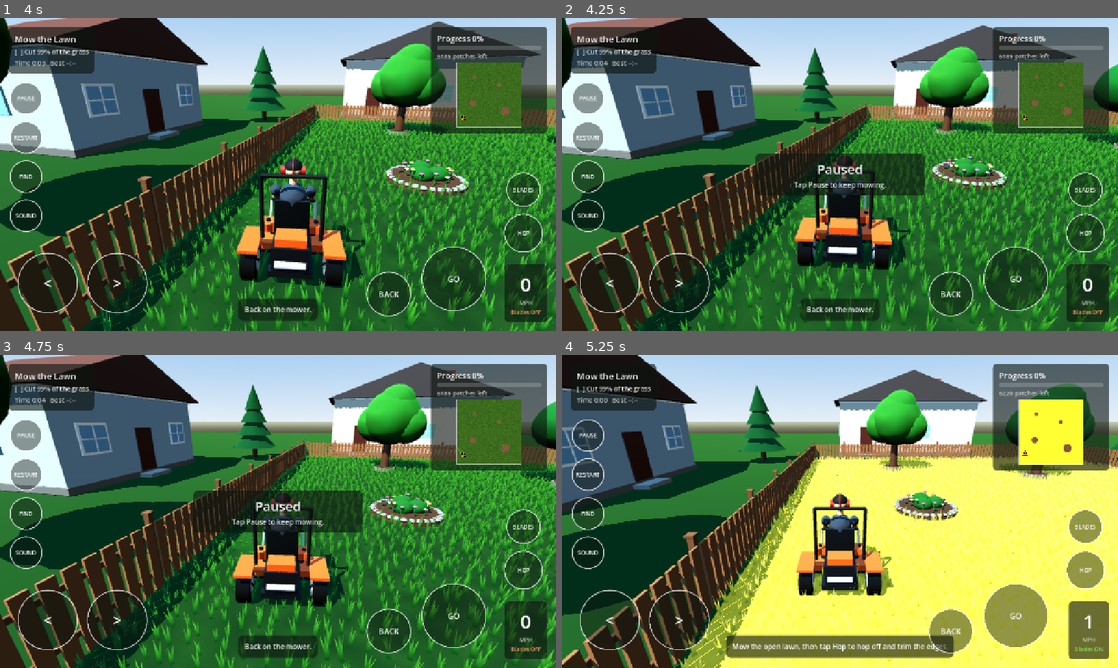
Above: before the commit, frames 1-4 (two rows, left to right).
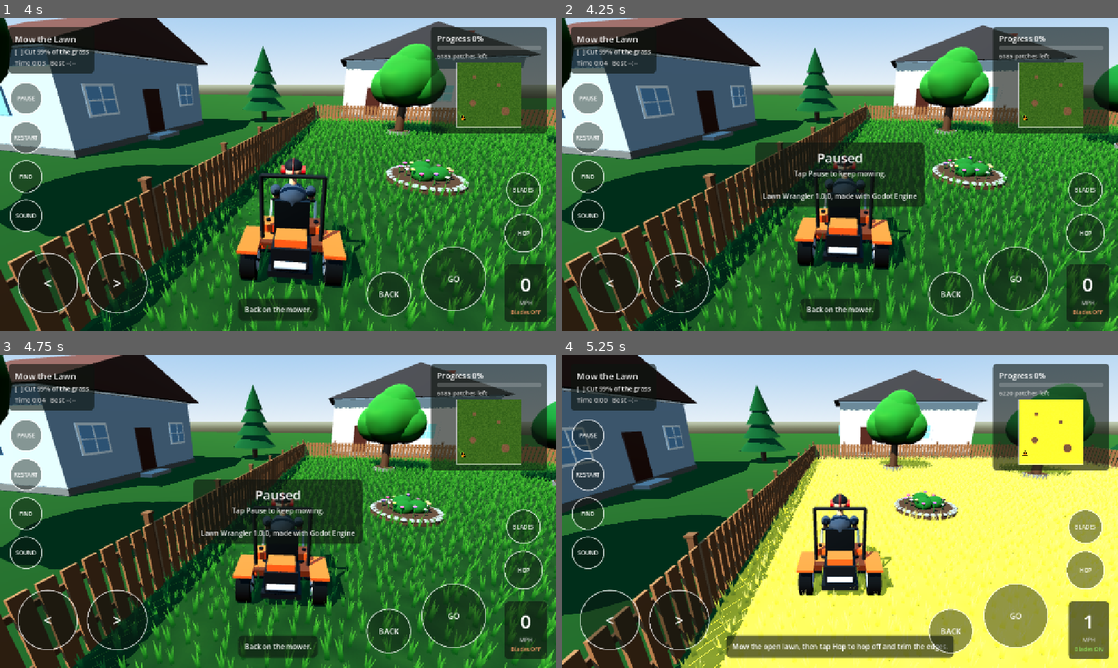
Above: after the commit, the same moments.

Repository: ElSpaniard97/lawn-wrangler
Game: Godot game, scene res://scenes/yard.tscn
Same seed, same stepped clock (60 frames per second), same inputs: the game is played once before the commit and once after it.
Inputs (mouse positions are in pixels of both pictures, inside the frame that each line leads up to):
- Up to frame 1 (4 s): move the mouse to (400, 158) at 0.52 s; hold D (steer_right) 0.53-1.28 s; hold H (highlight) 0.53-1.28 s; click (400, 158) at 0.67 s; tap Space (hop) at 0.77, 1.52, 3.02, 3.77 s; move the mouse to (166, 190) at 1.27 s; hold S (reverse) 1.28-2.03 s; tap Q (quality) at 1.35 s; move the mouse to (333, 105) at 2.02 s; hold D (steer_right) 2.03-2.78 s; hold B (toggle_blades) 2.03-2.78 s; move the mouse to (250, 237) at 2.77 s; hold W (accelerate) 2.78-3.53 s; tap H (highlight) at 2.85 s; click (250, 237) at 2.92 s; move the mouse to (444, 221) at 3.52 s; hold A (steer_left) from 3.53 s (still down); hold Q (quality) from 3.53 s (still down)
- Up to frame 2 (4.25 s): keep holding A (steer_left); keep holding Q (quality); tap P (pause) at 4.15 s
- Up to frame 3 (4.75 s): keep holding A (steer_left); move the mouse to (111, 464) at 4.27 s; release Q (quality) at 4.28 s; tap B (toggle_blades) at 4.35 s; tap Space (hop) at 4.52 s
- Up to frame 4 (5.25 s): tap R (restart) at 4.9 s; move the mouse to (867, 511) at 5.02 s; release A (steer_left) at 5.03 s; hold S (reverse) from 5.03 s (still down); hold H (highlight) from 5.03 s (still down); click (867, 511) at 5.17 s

Frame 1 is identical in both runs. In frame 2, 2.3% of the frame differs, in the area x 34-66%, y 39-61%; in frame 3, 2.3%; in frame 4, nothing differs.

Commit message:
Release 1.0.0: credits, release checklist and rollback plan (Phase 5)
- Version 1.0.0 in the project, pause screen and landing page
- Credits page with the Godot Engine MIT notice, linked from the landing
  page and published by the workflow; README credits section
- RELEASE.md: the plan's release checklist mapped to tests, the by-hand
  checks for real browsers, and how to roll back (revert, re-run, or the
  last pygame commit cbd462d)
- Fix: losing focus paused the game but did not show the pause screen,
  because the yard heard the notification before RunState paused
- Tests for lost focus, restart, blocked storage and resizing
- SECURITY.md covers saved settings; fresh screenshot

Co-Authored-By: Claude Opus 5.5 (1M context) <noreply@anthropic.com>
Claude-Session: https://claude.ai/code/session_01BNpf16DhLvn72P8e8Wsqpn

Diff:
--- a/godot/project.godot
+++ b/godot/project.godot
@@ -7,6 +7,7 @@
 
 config/name="Lawn Wrangler"
 config/description="Mow the lawn, trim the edges, beat your best time."
+config/version="1.0.0"
 run/main_scene="res://scenes/yard.tscn"
 config/features=PackedStringArray("4.7", "GL Compatibility")
 
--- a/godot/scripts/hud.gd
+++ b/godot/scripts/hud.gd
@@ -194,7 +194,8 @@
 func show_paused(paused: bool) -> void:
 	overlay.visible = paused
 	overlay_title.text = "Paused"
-	overlay_body.text = "Tap Pause to keep mowing." if touch else "Press P or Esc to keep mowing."
+	overlay_body.text = ("Tap Pause to keep mowing." if touch else "Press P or Esc to keep mowing.") \
+		+ "\n\nLawn Wrangler %s, made with Godot Engine" % ProjectSettings.get_setting("application/config/version", "")
 
 
 func show_finished(time: float, best: float, is_record: bool, saved: bool) -> void:
--- a/godot/scripts/yard.gd
+++ b/godot/scripts/yard.gd
@@ -212,7 +212,10 @@
 
 
 func _notification(what: int) -> void:
-	if what == NOTIFICATION_APPLICATION_FOCUS_OUT and hud and get_tree().paused and not run.finished:
+	# Pause here as well as in RunState: the yard hears about lost focus
+	# before its children do, so the screen must not wait for them.
+	if what == NOTIFICATION_APPLICATION_FOCUS_OUT and hud and not run.finished:
+		get_tree().paused = true
 		hud.show_paused(true)
 
 
--- a/godot/tests/run_tests.gd
+++ b/godot/tests/run_tests.gd
@@ -32,6 +32,10 @@
 	await test_static_models_are_baked()
 	await test_quality_presets_and_saved_settings()
 	await test_touch_controls()
+	await test_lost_focus_pauses_with_pause_screen()
+	await test_restart_starts_a_fresh_yard()
+	await test_blocked_storage_still_finishes()
+	await test_resize_keeps_touch_buttons_on_screen()
 	_remove_test_save()
 	Models._materials.clear()
 	print("%s: %d failure(s)" % ["FAILED" if failures else "OK", failures])
@@ -411,3 +415,60 @@
 	yard.hud.show_paused(true)
 	check(yard.hud.overlay_body.text.begins_with("Tap"), "pause screen talks about tapping")
 	await end_yard(yard)
+
+
+func test_lost_focus_pauses_with_pause_screen() -> void:
+	var yard := await new_yard()
+	root.propagate_notification(Node.NOTIFICATION_APPLICATION_FOCUS_OUT)
+	check(paused, "switching away pauses the game")
+	check(yard.hud.overlay.visible and yard.hud.overlay_title.text == "Paused", "pause screen shows after switching away")
+	yard.run.toggle_pause()
+	await end_yard(yard)
+
+
+func test_restart_starts_a_fresh_yard() -> void:
+	var yard := await new_yard()
+	current_scene = yard
+	Input.action_press("accelerate")
+	await frames(60)
+	Input.action_release("accelerate")
+	check(yard.lawn.cut_count > 0, "some grass cut before restarting")
+	var press := InputEventAction.new()
+	press.action = "restart"
+	press.pressed = true
+	yard._unhandled_input(press)
+	await frames(3)
+	var fresh: Node3D = current_scene
+	check(fresh != yard and is_instance_valid(fresh), "restart loads a new yard")
+	check(fresh.lawn.cut_count == 0 and fresh.run.elapsed < 1.0, "the new yard starts uncut with the clock reset")
+	await end_yard(fresh)
+
+
+func test_blocked_storage_still_finishes() -> void:
+	var yard := await new_yard()
+	yard.run.save_path = "user://no/such/folder/best.json"
+	yard.run.finish_run()
+	await frames(2)
+	check(yard.run.finished and not yard.run.storage_ok, "a blocked save is noticed, not fatal")
+	check(yard.hud.overlay_body.text.contains("blocked saving"), "finish screen explains the record was not saved")
+	var settings := Settings.new("user://no/such/folder/settings.json")
+	check(not settings.save(), "settings that cannot be saved fail quietly")
+	await end_yard(yard)
+
+
+func test_resize_keeps_touch_buttons_on_screen() -> void:
+	var yard := await new_yard()
+	var touch: TouchControls = yard.touch
+	var original := root.size
+	for size in [Vector2i(800, 600), Vector2i(1920, 800), Vector2i(1280, 720)]:
+		root.size = size
+		await process_frame
+		touch.layout()
+		var screen: Rect2 = yard.get_viewport().get_visible_rect()
+		var inside := true
+		for spec in TouchControls.BUTTONS:
+			var rect := Rect2(touch.buttons[spec[0]].position, Vector2(spec[2], spec[2]) * 2.0)
+			inside = inside and screen.encloses(rect)
+		check(inside, "touch buttons stay on screen at %s (visible %s)" % [size, screen.size])
+	root.size = original
+	await end_yard(yard)
Not shown, changed: .github/workflows/pages.yml
Not shown, changed: README.md
Not shown, added: RELEASE.md
Not shown, changed: SECURITY.md
Not shown, changed: screenshot.png
Not shown, added: web/credits.html
Not shown, changed: web/index.html
